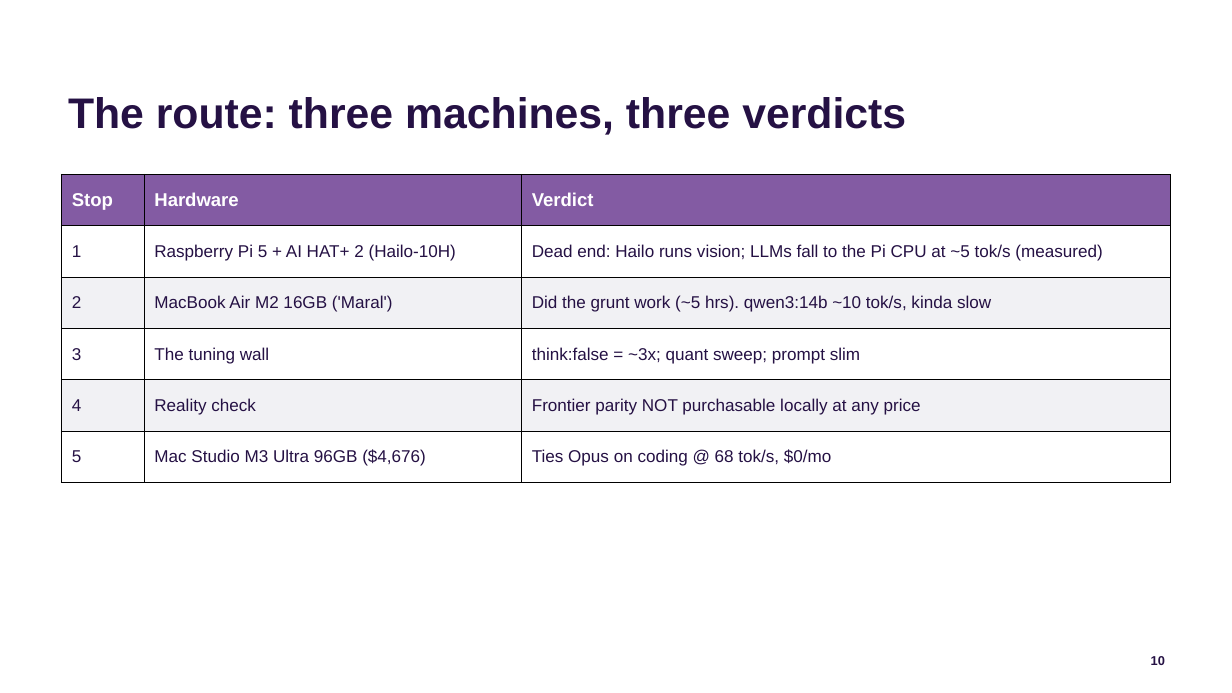
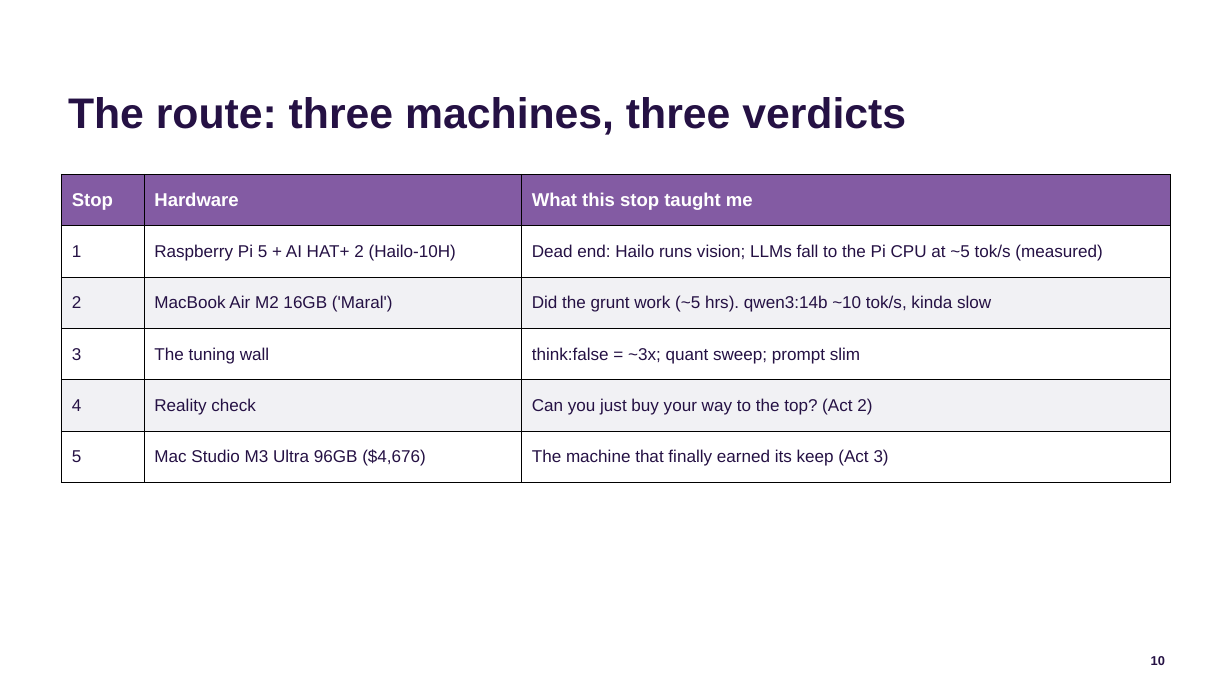
Before and after one commit to jconnolly/local-llm-pi5, a slide deck: slide 10 of local-llm-datasociety.pptx. Drawn at 1232x693 pixels with LibreOffice and Linux fonts; fonts in the diff are those of the drawing; background and template pictures are left out. Boxes give left, top, right and bottom in pixels: in the first picture for what was removed or moved away, otherwise in the second. Text is boxed around its words. In the diff, an @@ line names an element or a change of style, - is before the commit and + after.

```diff
--- a/local-llm-datasociety.pptx
+++ b/local-llm-datasociety.pptx
@@ table at [62, 175, 1170, 483] @@
-row 1, column 3: Verdict
+row 1, column 3: What this stop taught me
-row 5, column 3: Frontier parity NOT purchasable locally at any price
+row 5, column 3: Can you just buy your way to the top? (Act 2)
-row 6, column 3: Ties Opus on coding @ 68 tok/s, $0/mo
+row 6, column 3: The machine that finally earned its keep (Act 3)
```
Also in this commit, not shown: 5 other slides changed, 3 other files.
